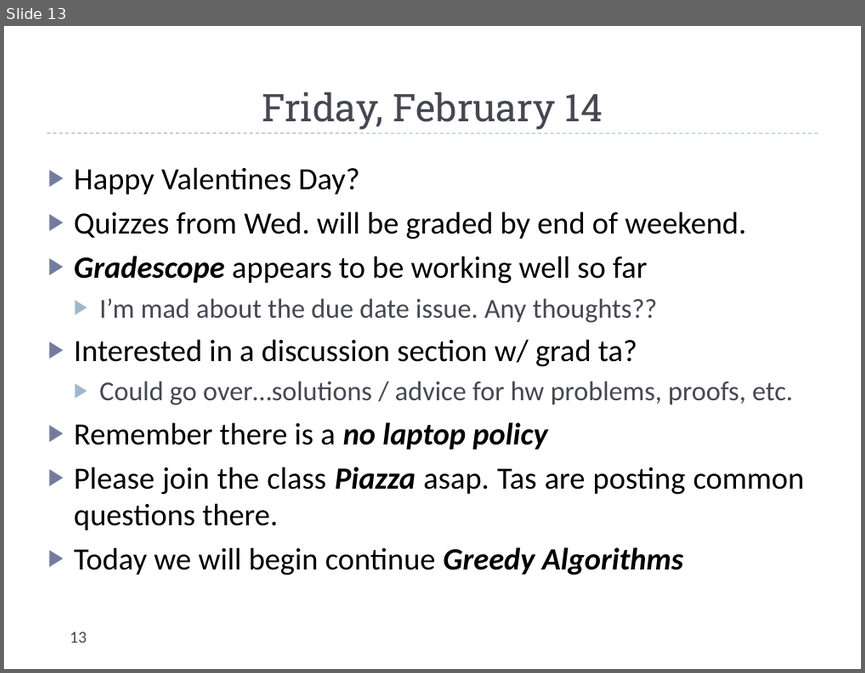
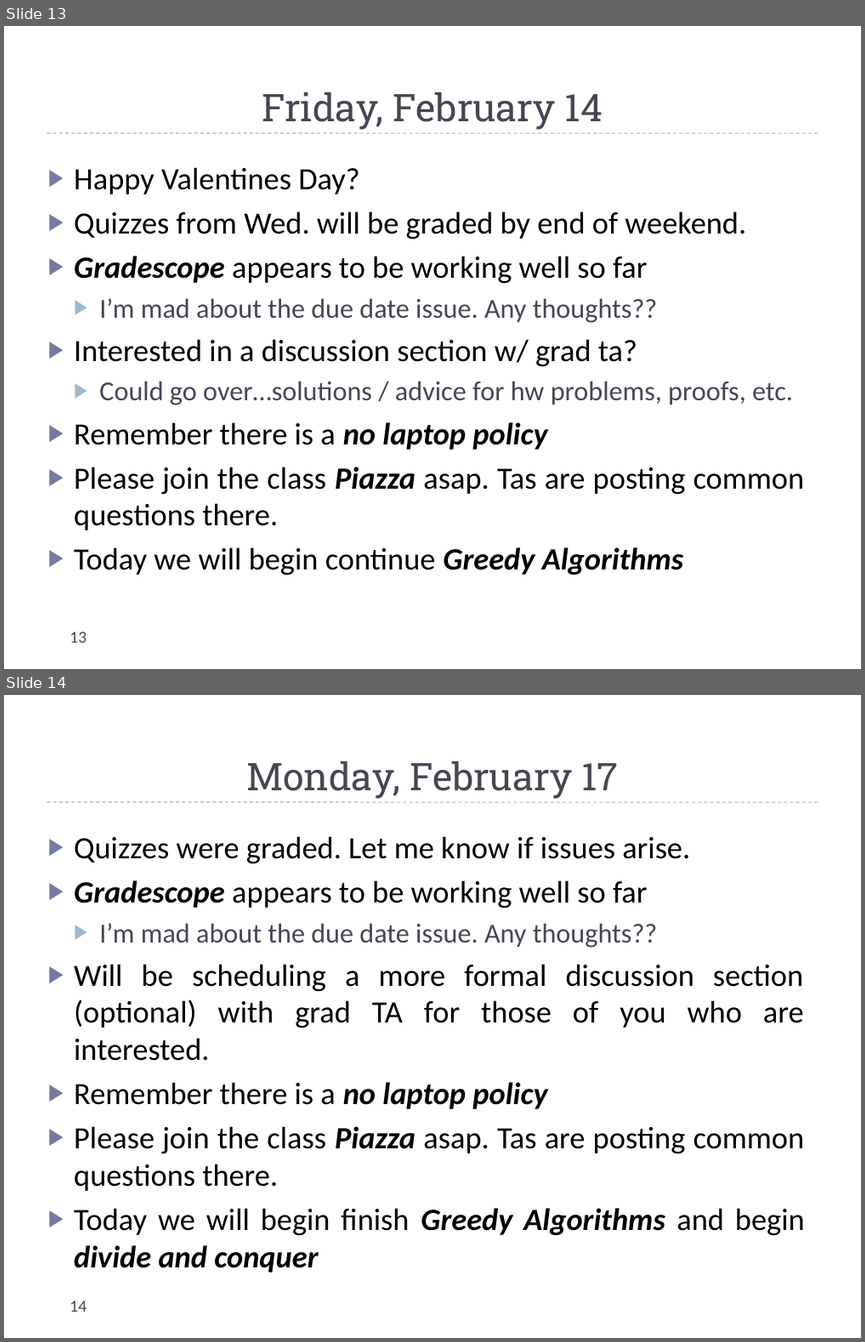
Before and after one commit to markfloryan/dsa2, a slide deck: slides/dailyAnnouncements.pptx. Shown one above the other, each under a label of ours: slide 13 before the commit, slides 13 and 14 after it. The pictures are 865x673 and 865x1342 pixels, drawn with LibreOffice and Linux fonts; fonts in the diff are those of the drawing. Boxes give left, top, right and bottom in pixels: in the first picture for what was removed or moved away, otherwise in the second. Text is boxed around its words. In the diff, an @@ line names an element or a change of style, - is before the commit and + after.

```diff
--- a/slides/dailyAnnouncements.pptx
+++ b/slides/dailyAnnouncements.pptx
@@ slide 14 added at [4,695,861,1338], background #FFFFFF; not listed: 1 template element that a slide beside it also shows @@
@@ title added at [246,761,618,799], 32 pt, text #464653 @@
+Monday, February 17
@@ text added at [74,836,805,1272], 26 pt, text #000000 @@
+▶ Quizzes were graded. Let me know if issues arise.
+▶ Gradescope appears to be working well so far
+  ▶ I’m mad about the due date issue. Any thoughts??
+▶ Will be scheduling a more formal discussion section (optional) with grad TA for those of you who are interested.
+▶ Remember there is a no laptop policy
+▶ Please join the class Piazza asap. Tas are posting common questions there.
+▶ Today we will begin finish Greedy Algorithms and begin divide and conquer
@@ page number added at [69,1300,86,1311], 14 pt, text #464653 @@
+14
```
Also in this commit, not shown: 2 other files.
